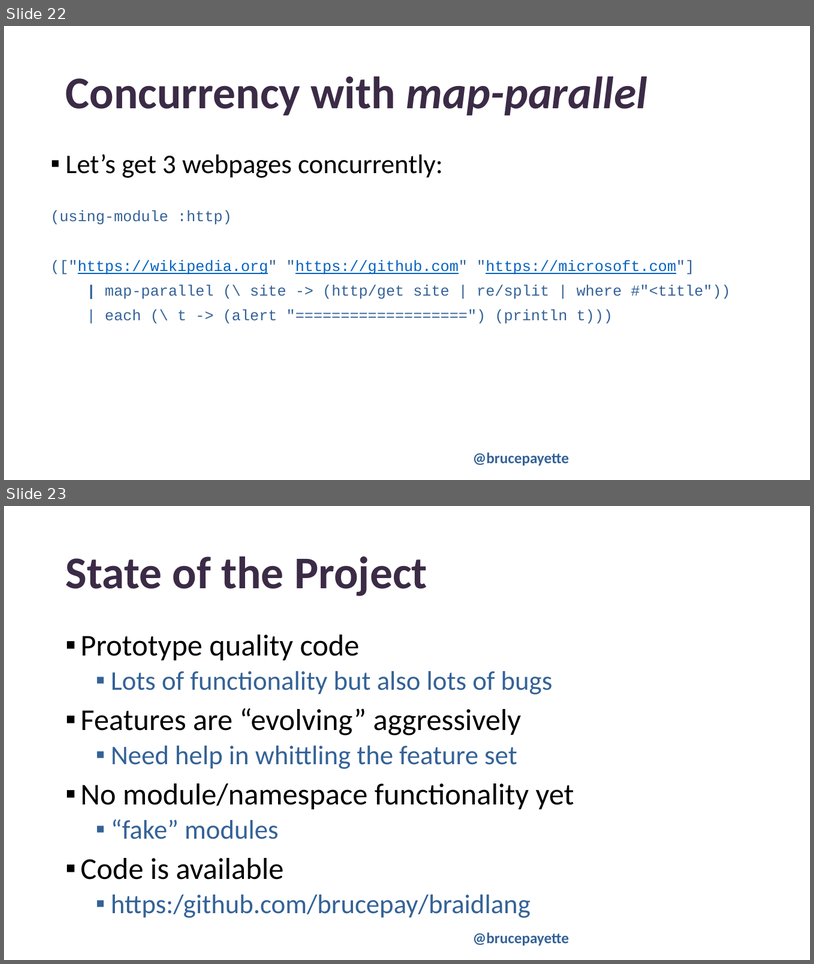
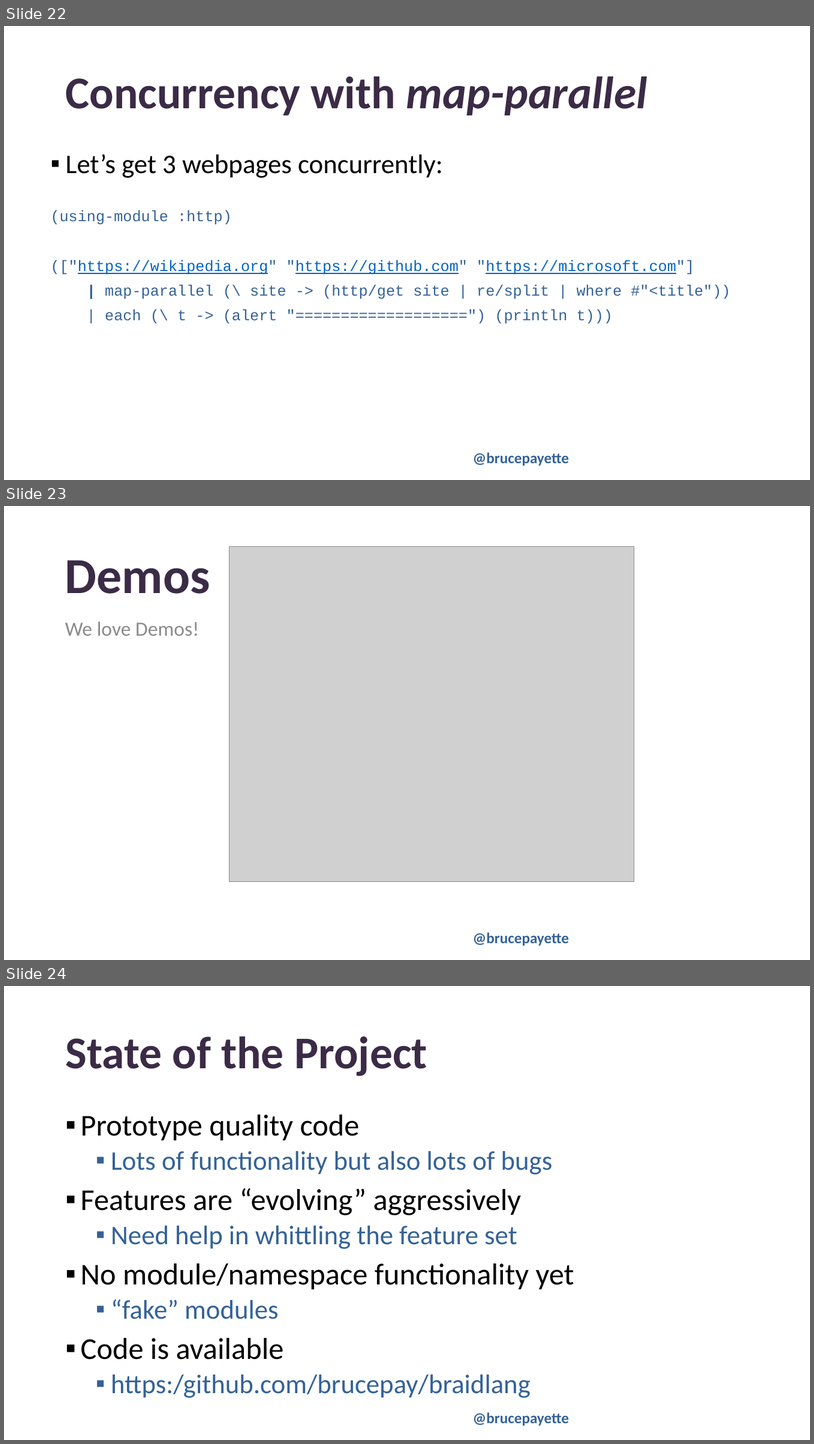
Before and after one commit to BrucePay/BraidLang, a slide deck: PSCONFEU23_payette_braid.pptx. Shown one above the other, each under a label of ours: slides 22 and 23 before the commit, slides 22, 23 and 24 after it. The pictures are 814x964 and 814x1444 pixels, drawn with LibreOffice and Linux fonts; fonts in the diff are those of the drawing; grey boxes stand for pictures; background and template pictures are left out. Boxes give left, top, right and bottom in pixels: in the first picture for what was removed or moved away, otherwise in the second. Text is boxed around its words. In the diff, an @@ line names an element or a change of style, - is before the commit and + after.

```diff
--- a/PSCONFEU23_payette_braid.pptx
+++ b/PSCONFEU23_payette_braid.pptx
@@ slide 23 added at box(4, 506, 810, 960), background picture (left out); not listed: 1 template element that a slide beside it also shows @@
@@ picture added at box(229, 547, 635, 881) @@
@@ title added at box(65, 560, 210, 594), 60 pt, text #3B2B46, bold @@
+Demos
@@ text added at box(65, 621, 199, 636), 24 pt, text #8C8C8C @@
+We love Demos!
@@ what was slide 23 is now slide 24 @@
```
Also in this commit, not shown: 4 slides changed, 1 other file.
